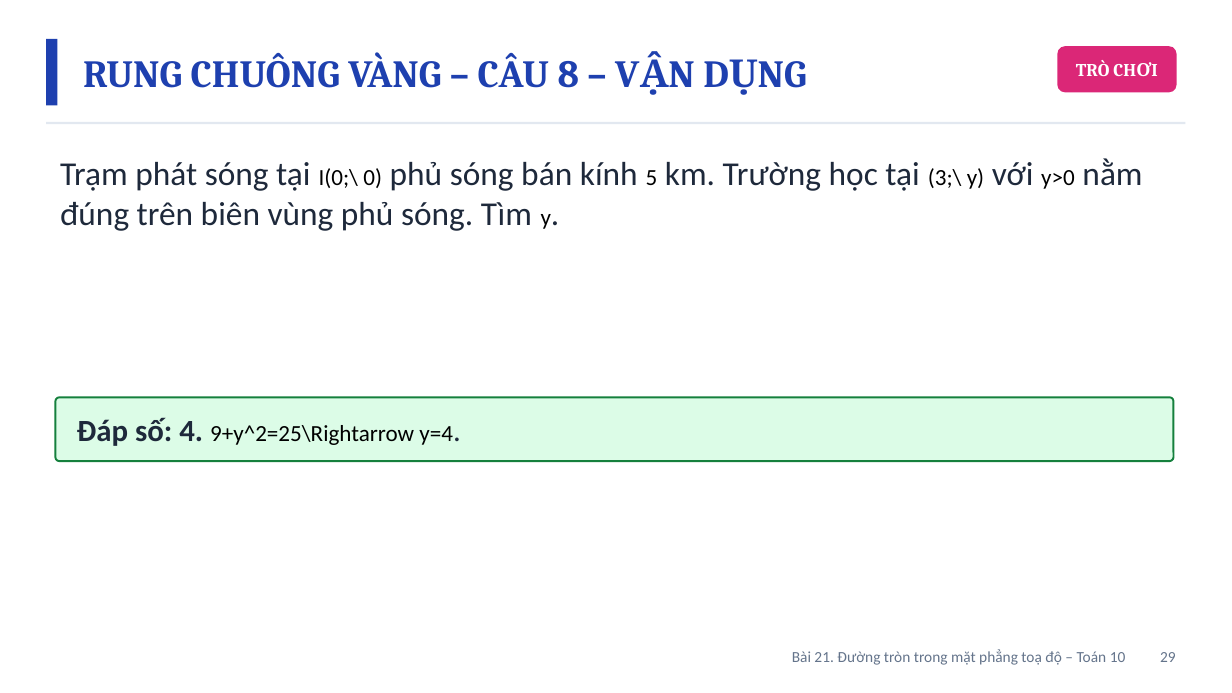
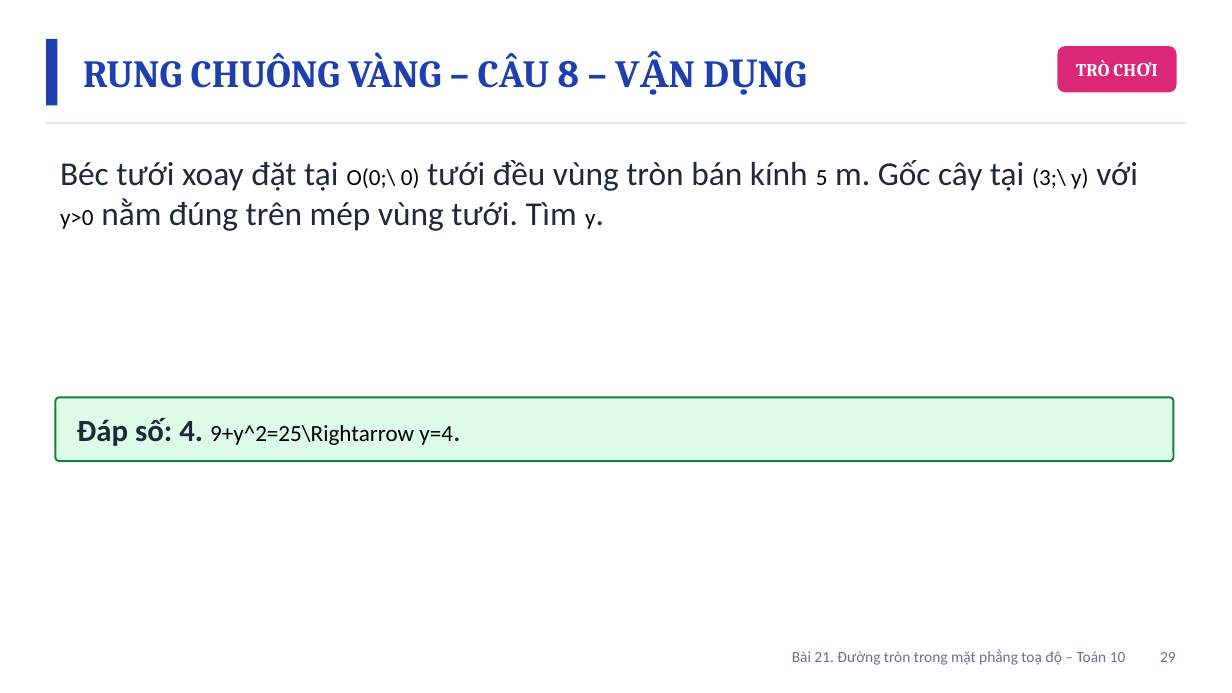
Before and after one commit to Trangtu66/Taode_thi_online, a slide deck: slide 29 of mon/toan/bai_giang_dien_tu/lop10/BaiGiangDienTu_TOAN10_Bai21_DuongTron_T73-74.pptx. Drawn at 1232x693 pixels with LibreOffice and Linux fonts; fonts in the diff are those of the drawing. Boxes give left, top, right and bottom in pixels: in the first picture for what was removed or moved away, otherwise in the second. Text is boxed around its words. In the diff, an @@ line names an element or a change of style, - is before the commit and + after.

```diff
--- a/mon/toan/bai_giang_dien_tu/lop10/BaiGiangDienTu_TOAN10_Bai21_DuongTron_T73-74.pptx
+++ b/mon/toan/bai_giang_dien_tu/lop10/BaiGiangDienTu_TOAN10_Bai21_DuongTron_T73-74.pptx
@@ text at (60,160,1138,231): text changed @@
-Trạm phát sóng tại I(0;\ 0) phủ sóng bán kính 5 km. Trường học tại (3;\ y) với y>0 nằm đúng trên biên vùng phủ sóng. Tìm y.
+Béc tưới xoay đặt tại O(0;\ 0) tưới đều vùng tròn bán kính 5 m. Gốc cây tại (3;\ y) với y>0 nằm đúng trên mép vùng tưới. Tìm y.
```
Also in this commit, not shown: 5 other slides changed, 4 other files.
